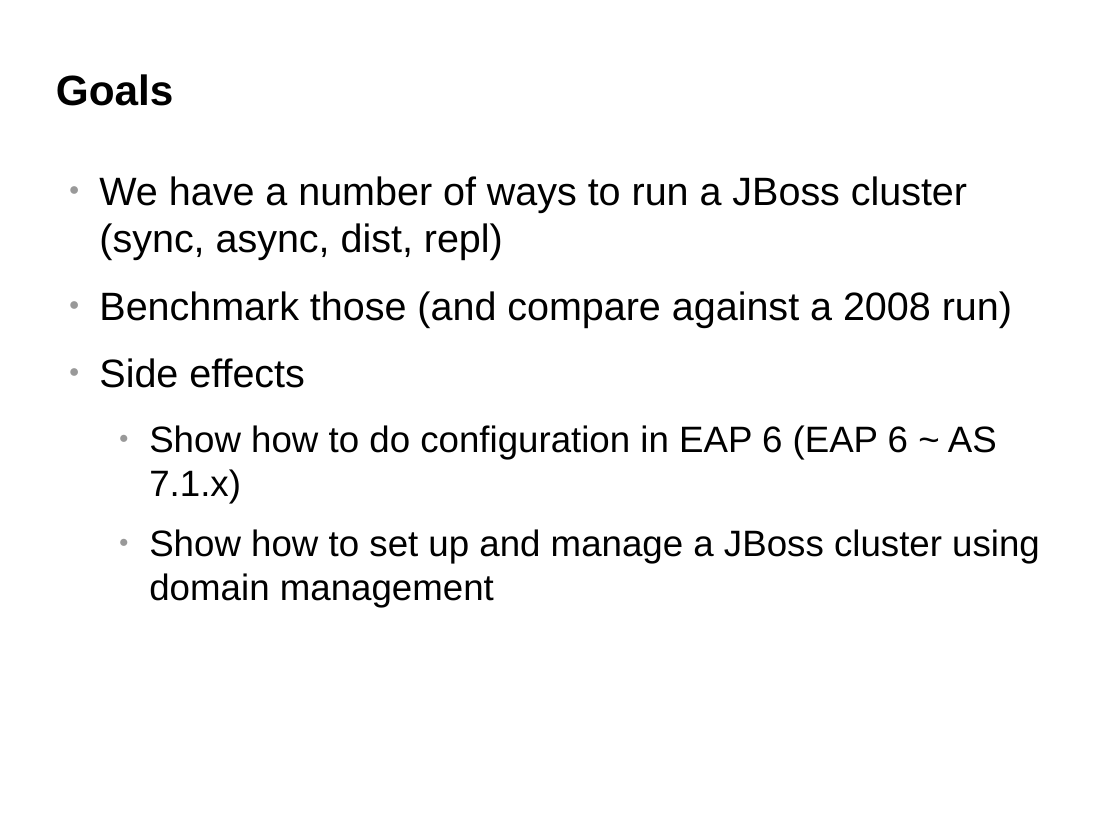
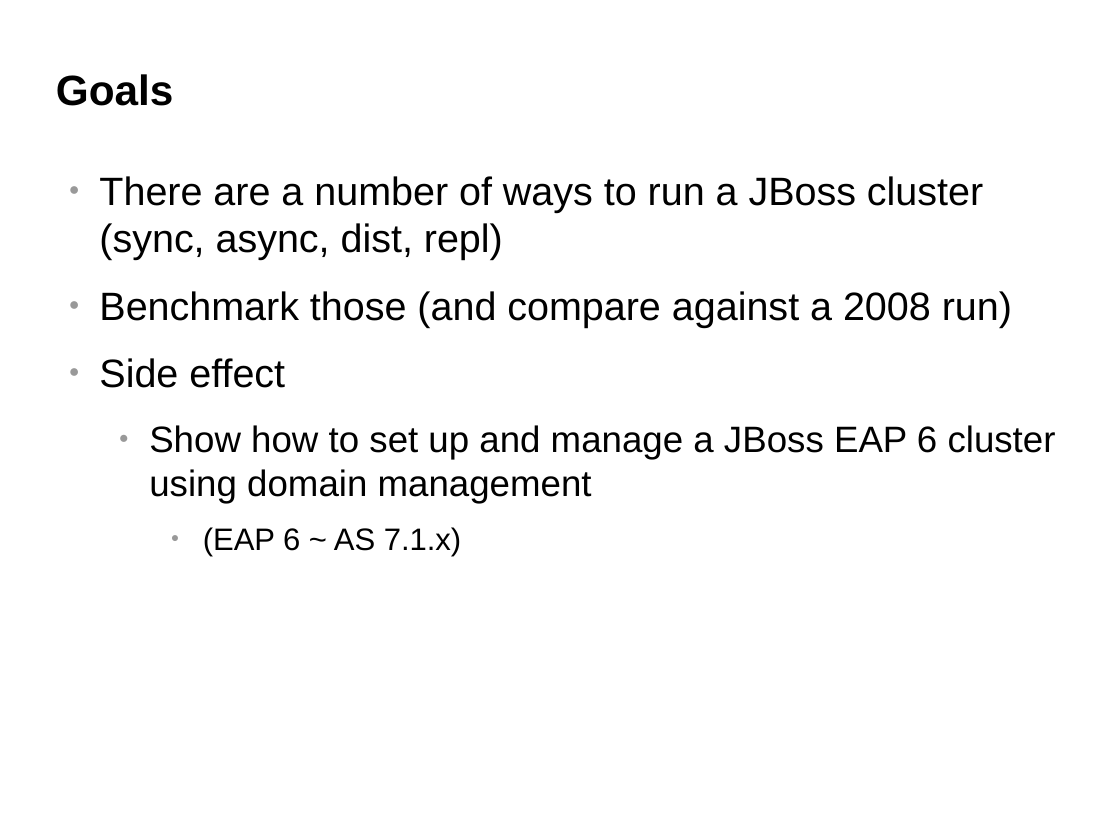
Before and after one commit to belaban/SessionPerf, a slide deck: slide 4 of docs/jbw2012.odp. Drawn at 1120x840 pixels with LibreOffice and Linux fonts; fonts in the diff are those of the drawing; background and template pictures are left out. Boxes give left, top, right and bottom in pixels: in the first picture for what was removed or moved away, otherwise in the second. Text is boxed around its words. In the diff, an @@ line names an element or a change of style, - is before the commit and + after.

Commit message:
ns

```diff
--- a/docs/jbw2012.odp
+++ b/docs/jbw2012.odp
@@ text at (x1=99, y1=176, x2=983, y2=260): text changed @@
-● We have a number of ways to run a JBoss cluster (sync, async, dist, repl)
+● There are a number of ways to run a JBoss cluster (sync, async, dist, repl)
@@ text at (x1=99, y1=358, x2=1056, y2=557): text changed @@
-● Side effects
-  ● Show how to do configuration in EAP 6 (EAP 6 ~ AS 7.1.x)
-  ● Show how to set up and manage a JBoss cluster using domain management
+● Side effect
+  ● Show how to set up and manage a JBoss EAP 6 cluster using domain management
+    ● (EAP 6 ~ AS 7.1.x)
```
Also in this commit, not shown: 1 other slide changed, 5 slides added, 3 slides removed.
